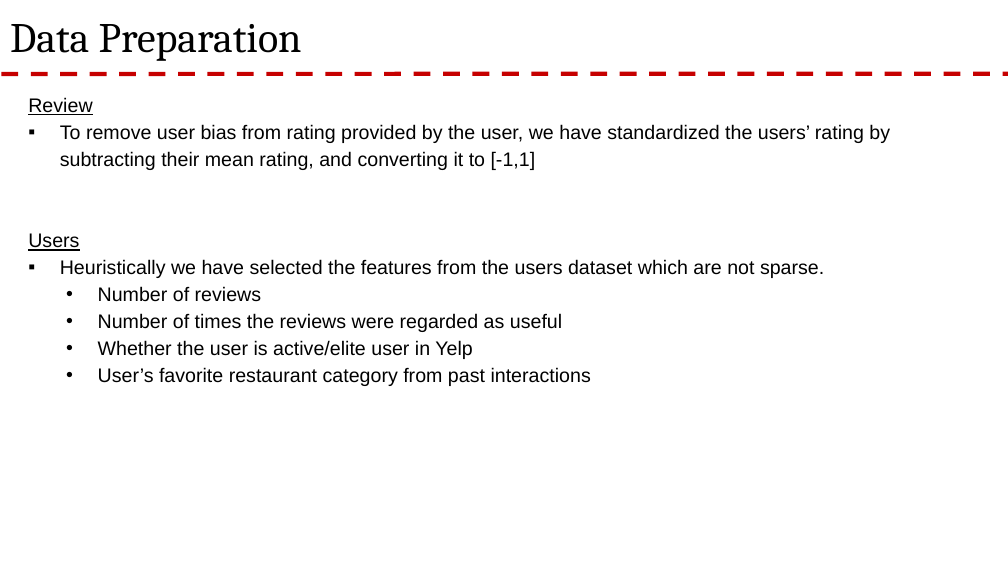
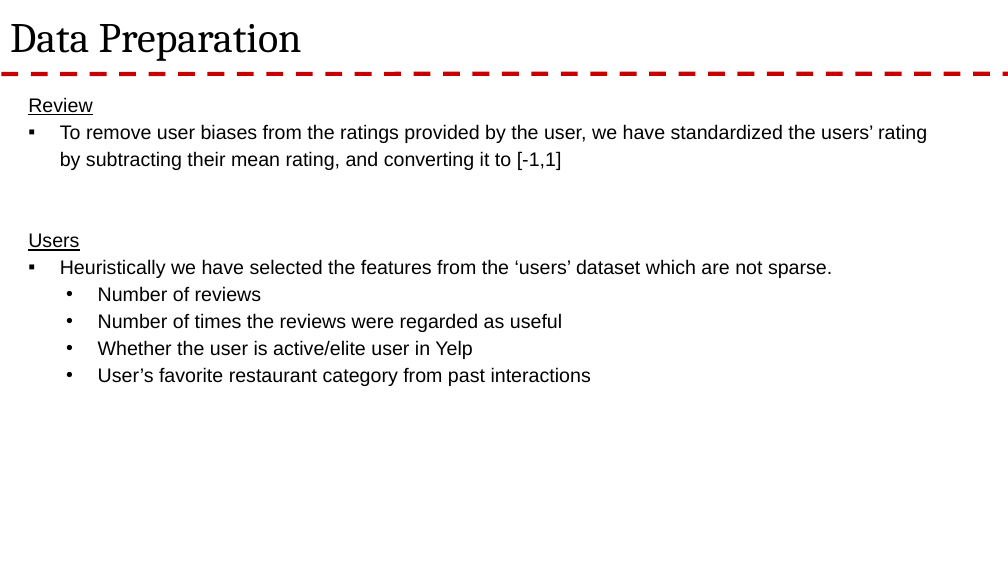
Before and after one commit to rnair7163/Restaurant-Recommendation-System-using-Yelp-Dataset, a slide deck: slide 9 of PPT/Yelp Presentation.pptx (slide 7 before the commit). Drawn at 1008x567 pixels with LibreOffice and Linux fonts; fonts in the diff are those of the drawing; background and template pictures are left out. Boxes give left, top, right and bottom in pixels: in the first picture for what was removed or moved away, otherwise in the second. Text is boxed around its words. In the diff, an @@ line names an element or a change of style, - is before the commit and + after.

Commit message:
ppt update

```diff
--- a/PPT/Yelp Presentation.pptx
+++ b/PPT/Yelp Presentation.pptx
@@ text at box(60, 124, 927, 170): text changed @@
-▪ To remove user bias from rating provided by the user, we have standardized the users’ rating by subtracting their mean rating, and converting it to [-1,1]
+▪ To remove user biases from the ratings provided by the user, we have standardized the users’ rating by subtracting their mean rating, and converting it to [-1,1]
@@ text at box(60, 259, 832, 278): text changed @@
-▪ Heuristically we have selected the features from the users dataset which are not sparse.
+▪ Heuristically we have selected the features from the ‘users’ dataset which are not sparse.
```
Also in this commit, not shown: 3 other slides changed, 2 slides added.
